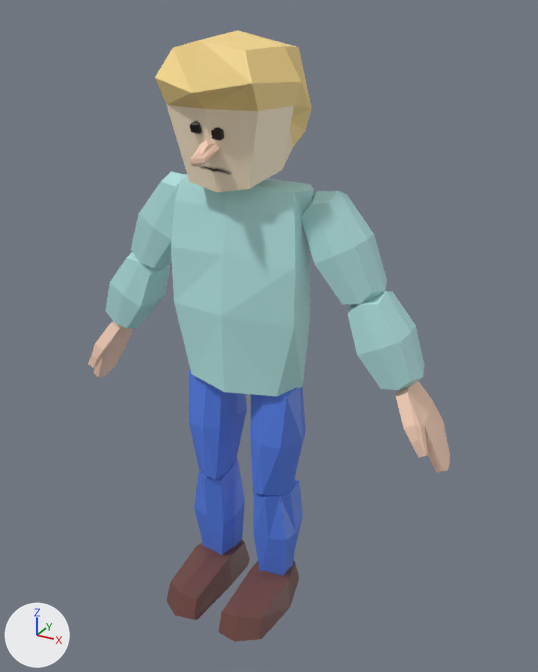
Before and after pictures for a commit that changed the Blender file psIDLE.blend.
One viewpoint serves both versions: a 50 mm lens placed at (5.17, -8.74, 8.95), pointed at (0.37, -0.02, 4.59). The axes (+X, +Y, +Z) are drawn at lower left. The lights are the same throughout.

Script lines for the objects in view, before the commit:
```python
ob_cube_004 = bpy.data.objects.new('Cube.004', me_cube_005)
ob_cube_004.location = (0.1, 0.0, 2.93)
ob_cube_004.rotation_euler = (0.00013, -0.0734, -0.00146)  # degrees (0, -4.2, -0.1)
ob_cube_011 = bpy.data.objects.new('Cube.011', me_cube_011)
ob_cube_011.location = (-0.1, 0.0, 2.93)
ob_cube_011.rotation_euler = (0.00013, 0.0734, 0.00145)  # degrees (0, 4.2, 0.1)
ob_cube_012 = bpy.data.objects.new('Cube.012', me_cube_012)
ob_cube_012.location = (0.0, -0.05, 3.19)
ob_cube_012.rotation_euler = (-0.0463, -0.0000333, 0.000523)  # degrees (-2.7, 0, 0)
ob_cube_012.scale = (1.0, 1.0, 1.21)
ob_head = bpy.data.objects.new('head', me_cube_001)
ob_head.location = (0.0, -0.16, 7.84)
ob_sphere_002 = bpy.data.objects.new('Sphere.002', me_sphere_003)
ob_sphere_002.parent = ob_head
ob_sphere_002.location = (0.000883, -1.057, 7.108)
ob_sphere_002.rotation_euler = (0.212, 0.0, 0.0)  # degrees (12, 0, 0)
ob_sphere_002.scale = (0.914, 0.818, 0.818)
# also in view: 'Cube.001' at (0.0, -0.09, 5.38); 'Cube.009' at (-1.44, 0.12, 6.02); 'Cube.005' at (0.55, -0.09, 3.1); 'Cube.010' at (-2.11, 0.12, 4.84); 'Cube.003' at (2.11, 0.12, 4.84)
```
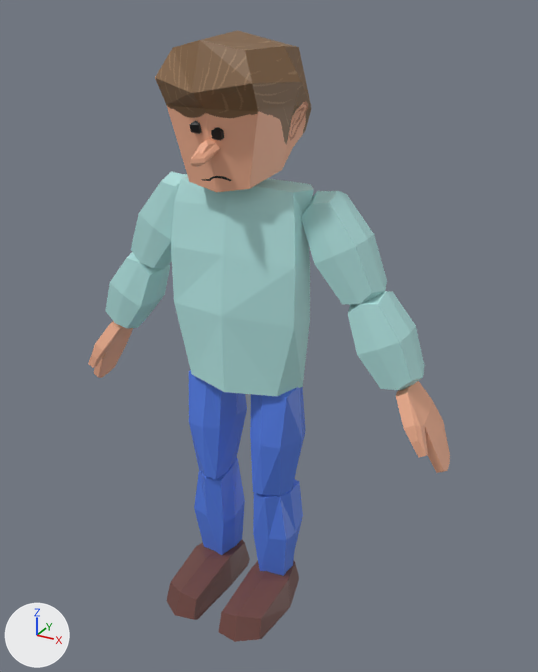
Pixel boxes [x1, y1, x2, y2] of what changed, in the pictures (538 x 672 px):
```json
{"object": "head", "change": "surface changed", "before": [155, 30, 312, 192], "after": [155, 30, 312, 192], "on screen": "yellow to brown"}
{"object": "Cube.004", "change": "recoloured", "before": [396, 381, 450, 473], "after": [396, 381, 450, 473], "on screen": "beige to brown"}
{"object": "Cube.011", "change": "recoloured", "before": [88, 321, 133, 378], "after": [88, 321, 133, 378], "on screen": "beige to brown"}
{"object": "Sphere.002", "change": "recoloured", "before": [190, 139, 220, 167], "after": [190, 139, 220, 167]}
```

The change, as JSON lines over the scene's bpy script:
```json
{"op": "add", "block": "img_devon_png", "code": ["img_devon_png = load_image('devon.png', 'devon.png', 504, 480, 'sRGB')"]}
{"op": "set", "path": "mat_material_001.base_color", "old": "(1.0, 0.68, 0.515)", "new": "(0.93, 0.462, 0.296)", "note": "beige #ffd7be -> beige #f7b594"}
{"op": "set", "path": "mat_material_002.texture", "old": "img_cube_008_base_color", "new": "img_devon_png"}
{"block": "me_cube_001", "where": "me_cube_001.from_pydata(...)  # 36 vertices, 34 faces; spans x -0.89..0.89, y -1.06..0.93, z -1.05..0.86"}
{"block": "me_cube_001", "where": "# used by ob_head; location = (0.0, -0.16, 7.84)"}
{"block": "me_cube_001", "change": "me_cube_001 part 1: texture (UV) coordinates of 34 of 34 faces, centred in x -0.78..0.78, y -0.89..0.76, z -0.94..0.75, changed; they spanned u 0.01..0.97, v 0.03..0.99 and now span u 0.16..1.04, v 0.16..1.09"}
```
